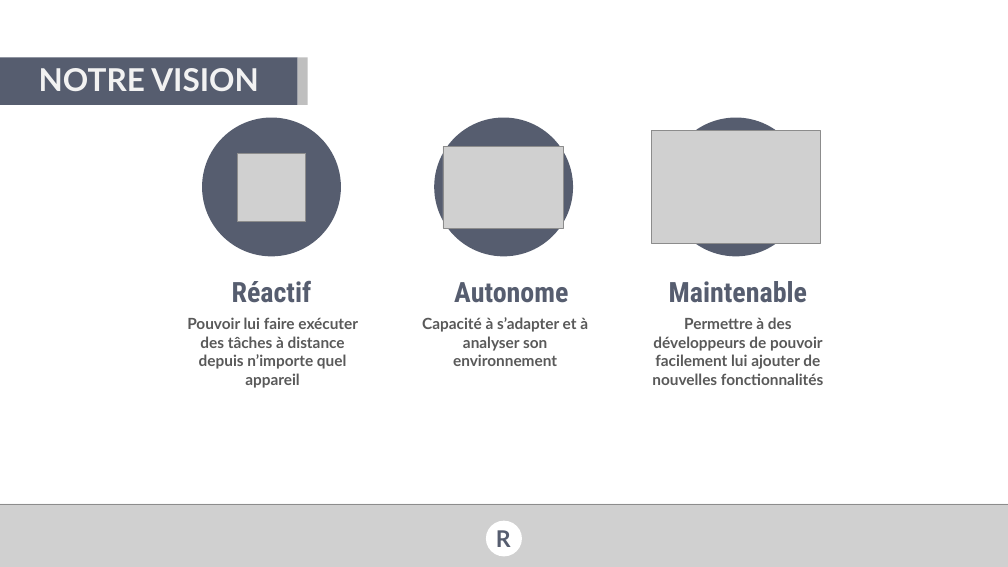
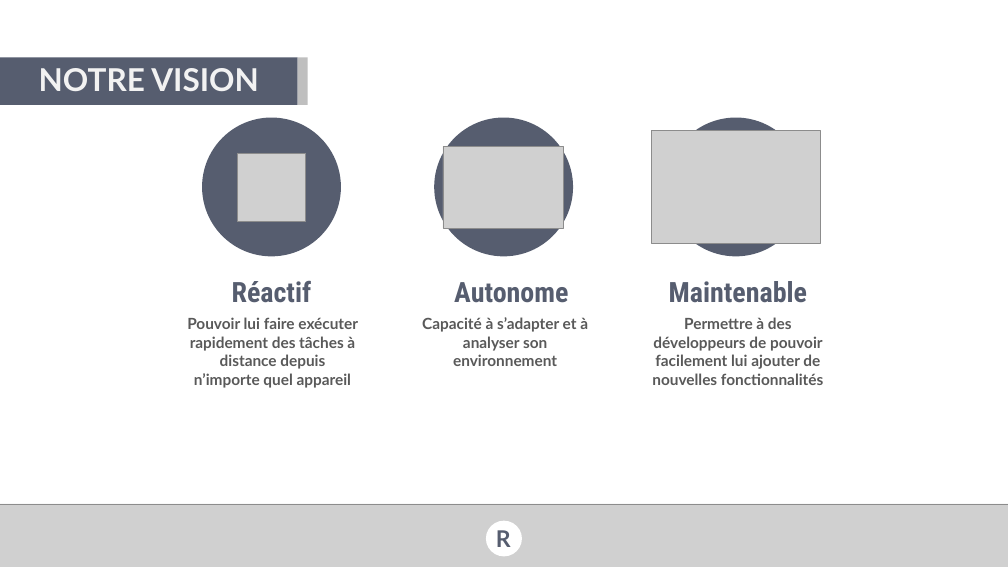
Before and after one commit to val92130/RSmart, a slide deck: slide 9 of Docs/Forum PI/RSmart presentation forum PI .pptx. Drawn at 1008x567 pixels with LibreOffice and Linux fonts; fonts in the diff are those of the drawing; grey boxes stand for pictures; background and template pictures are left out. Boxes give left, top, right and bottom in pixels: in the first picture for what was removed or moved away, otherwise in the second. Text is boxed around its words. In the diff, an @@ line names an element or a change of style, - is before the commit and + after.

Commit message:
PPT update

```diff
--- a/Docs/Forum PI/RSmart presentation forum PI .pptx
+++ b/Docs/Forum PI/RSmart presentation forum PI .pptx
@@ text at (187, 317, 358, 388): text changed @@
-Pouvoir lui faire exécuter des tâches à distance depuis n’importe quel appareil
+Pouvoir lui faire exécuter rapidement des tâches à distance depuis n’importe quel appareil
```
Also in this commit, not shown: 4 other slides changed, 7 slides added, 19 slides removed, 2 other files.
